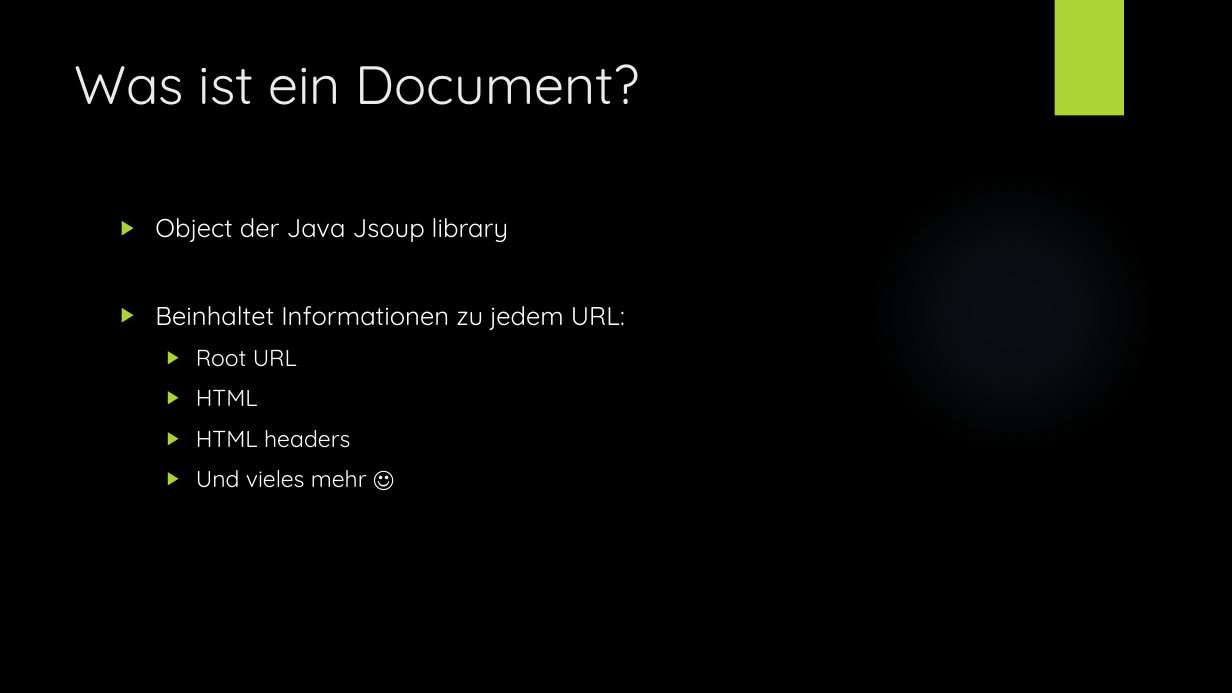
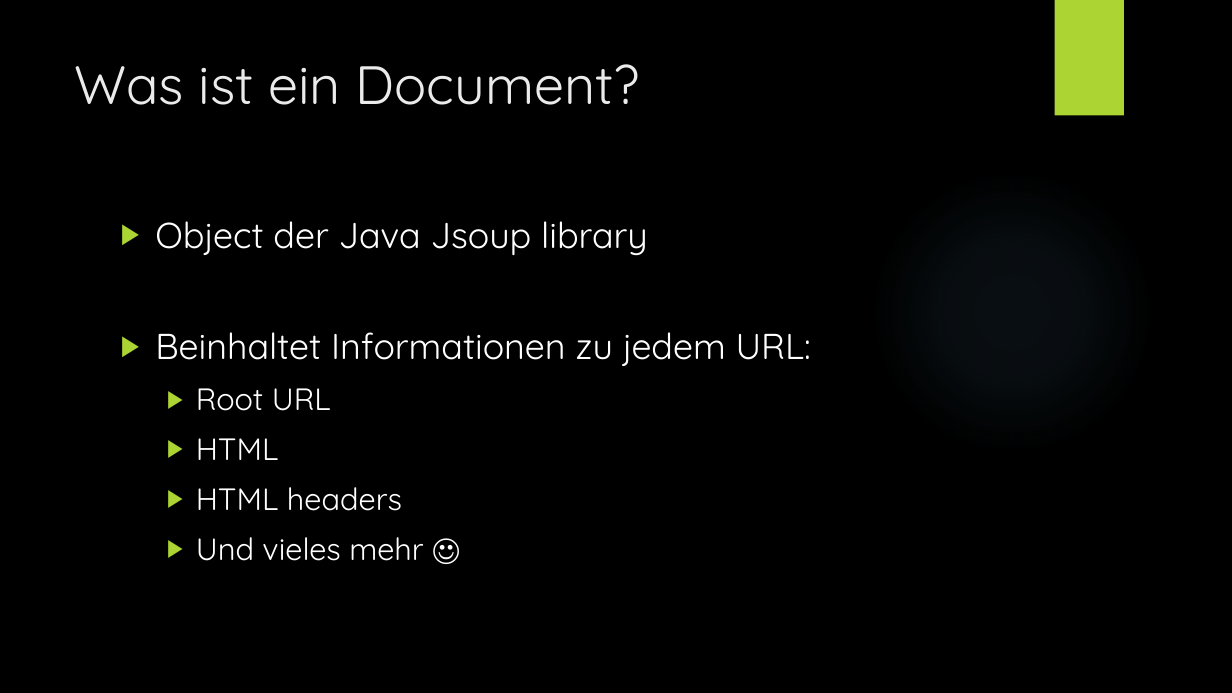
Before and after one commit to Tiim/Unibas-HS19-Internet-and-Secutity-project-webcrawler, a slide deck: slide 5 of Präsentation/Web Crawling.pptx. Drawn at 1232x693 pixels with LibreOffice and Linux fonts; fonts in the diff are those of the drawing; background and template pictures are left out. Boxes give left, top, right and bottom in pixels: in the first picture for what was removed or moved away, otherwise in the second. Text is boxed around its words. In the diff, an @@ line names an element or a change of style, - is before the commit and + after.

```diff
--- a/Präsentation/Web Crawling.pptx
+++ b/Präsentation/Web Crawling.pptx
@@ text "Object der Java Jsoup library" at [155,221,811,561]: size 20 to 28 pt in "Object der Java Jsoup library", "Beinhaltet Informationen zu jedem URL:"; size 18 to 24 pt in "Root URL", "HTML", "HTML headers", "Und vieles mehr ☺" @@
```
Also in this commit, not shown: 7 other slides changed, 1 slide added, 6 other files.
